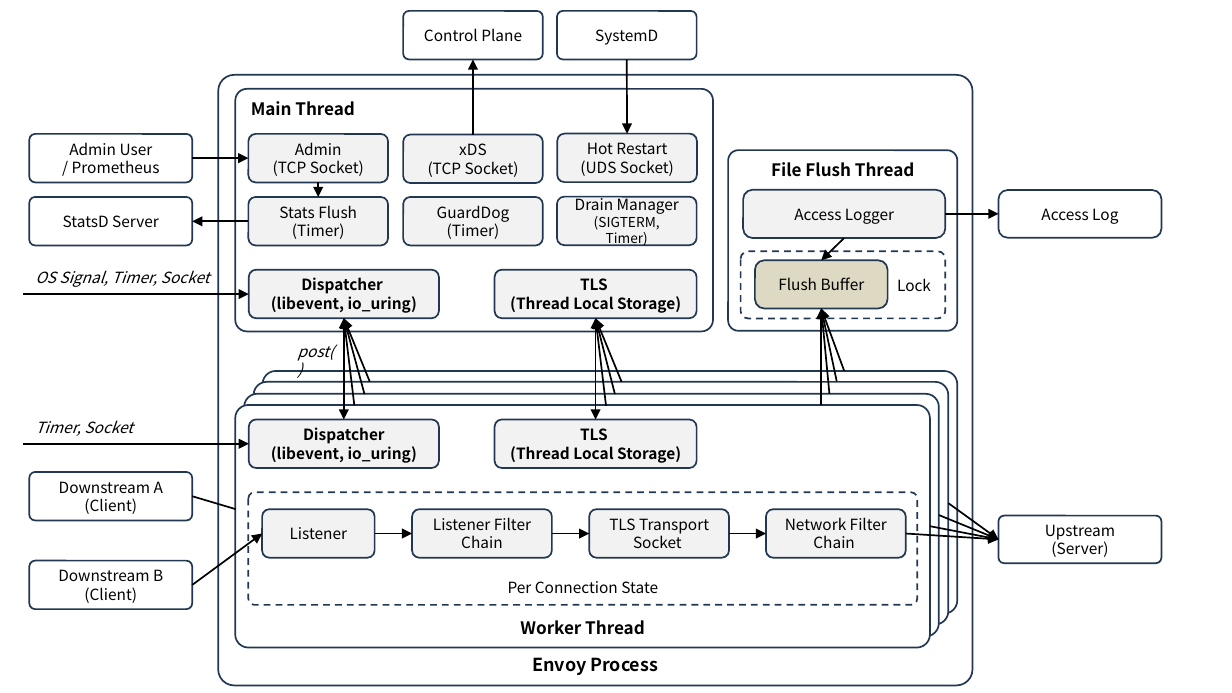
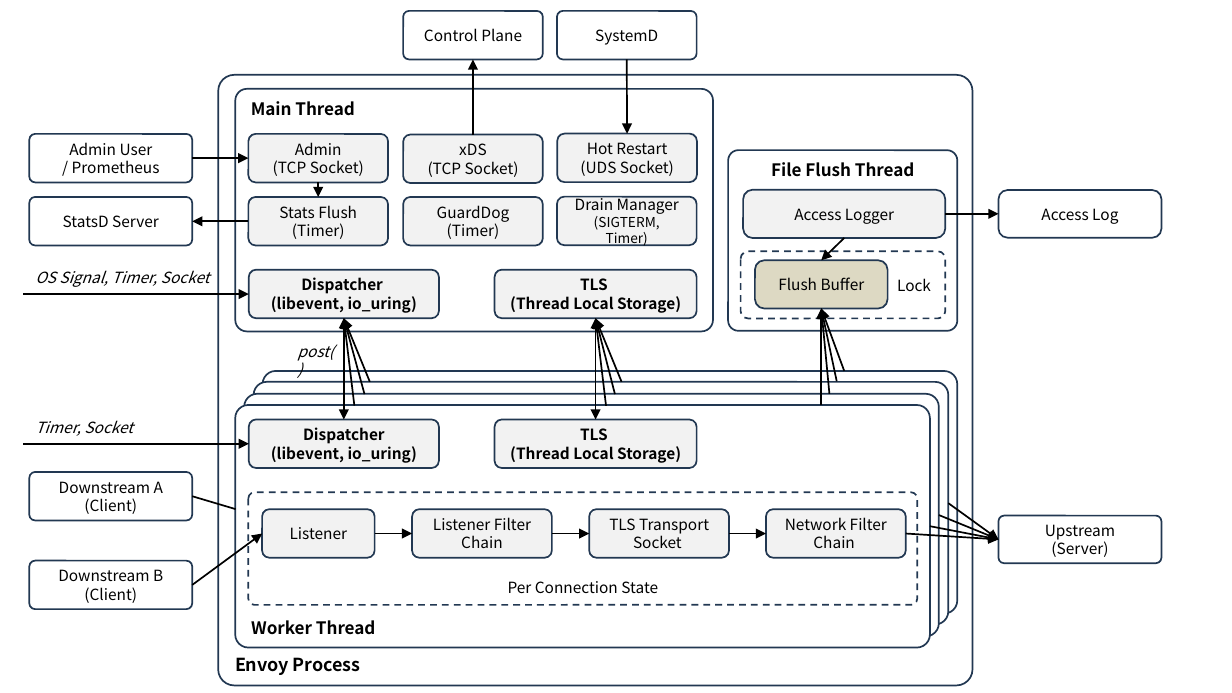
Before and after one commit to ssup2/blog-software, a slide deck: slide 1 of content/docs/theory-analysis/envoy-architecture/images/images.pptx. Drawn at 1232x693 pixels with LibreOffice and Linux fonts; fonts in the diff are those of the drawing. Boxes give left, top, right and bottom in pixels: in the first picture for what was removed or moved away, otherwise in the second. Text is boxed around its words. In the diff, an @@ line names an element or a change of style, - is before the commit and + after.

```diff
--- a/content/docs/theory-analysis/envoy-architecture/images/images.pptx
+++ b/content/docs/theory-analysis/envoy-architecture/images/images.pptx
@@ rounded rectangle "Envoy Process" at box(218, 75, 972, 686): alignment centre to left @@
@@ rounded rectangle "Worker Thread" at box(235, 405, 930, 648): alignment centre to left @@
```
Also in this commit, not shown: 3 slides added, 1 other file.
